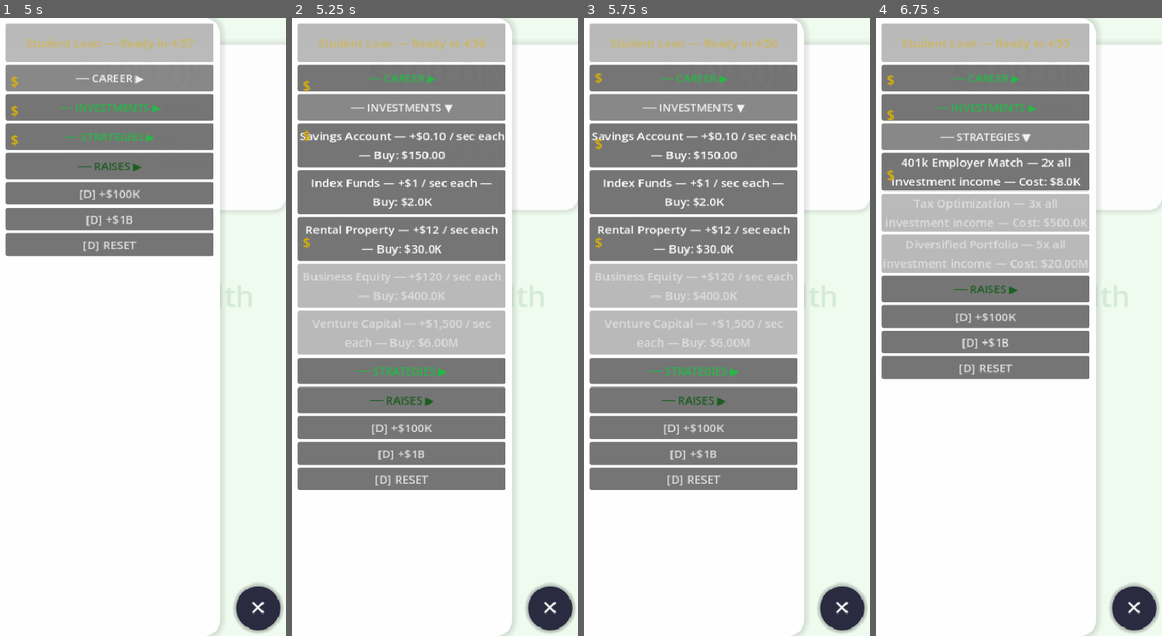
Above: before the commit, frames 1-4 (left to right).
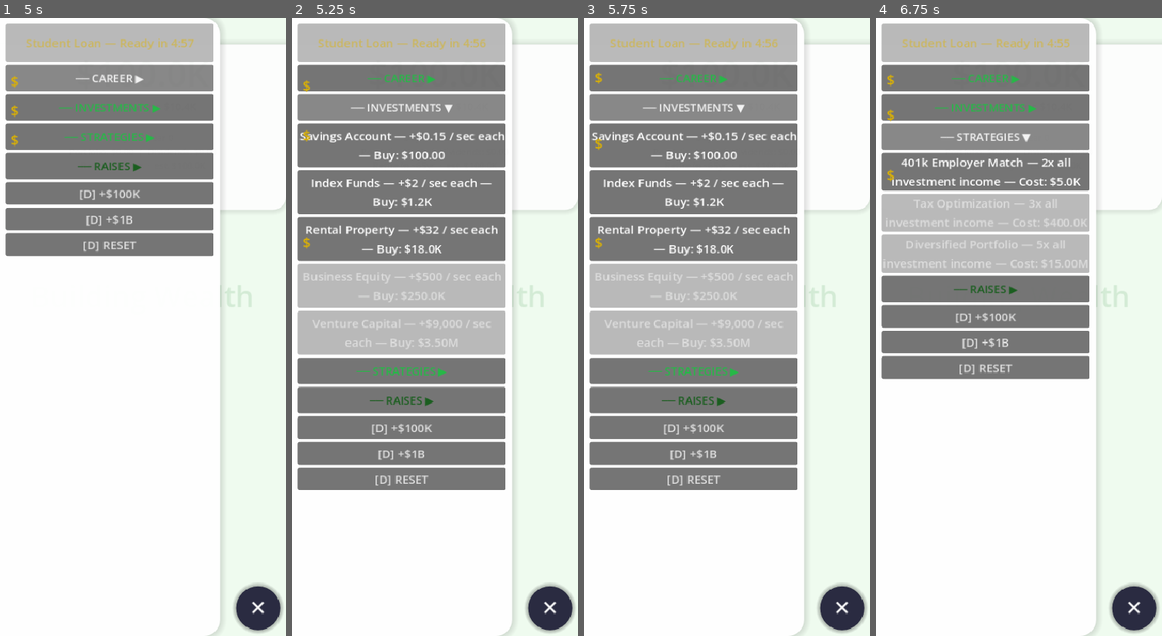
Above: after the commit, the same moments.

Repository: flatbil/Nuthouse-Games
Game: Godot game, scene res://scenes/Game.tscn
The game is run twice, just before and just after one commit, with the same random seed, the same clock (stepped at 60 frames per second) and the same inputs.
Inputs (mouse positions are in pixels of both pictures, inside the frame that each line leads up to):
- Up to frame 1 (5 s): click "☰" at 0.5 s; click (143, 327) at 1.25 s; click "Student Loan — Watch Ad → +$1…" at 2 s; click "── CAREER ▶" at 2.75 s; click "Night Classes — Learn new ski…" at 3.5 s; click "── CAREER ▼" at 4.25 s
- Up to frame 2 (5.25 s): click "── INVESTMENTS ▶" at 5 s
- Up to frame 3 (5.75 s): no input
- Up to frame 4 (6.75 s): click "── INVESTMENTS ▼" at 5.75 s; click "── STRATEGIES ▶" at 6.5 s

Frame 1 is identical in both runs. In frame 2, 0.1% of the frame differs, in the area x 40-55%, y 18-53%; in frame 3, 0.1%; in frame 4, less than 0.1%.

Commit message:
game_template: apply retention-optimized progression curves
Same rebalancing applied to game_01 and game_02 now in the template:
- TRACK_B: base costs -33%, income 1.5-4x, growth 1.2→1.15
  Payback: 25-67 min → 8-10 min per unit
- TRACK_C: first multiplier $8K→$5K, others -20%
- TRACK_D: all tiers -28% (matches game_01 SALARY_BOOSTS)

New games derived from this template start with balanced curves.

Co-Authored-By: Claude Sonnet 4.6 <noreply@anthropic.com>

Diff:
--- a/game_template/config/GameConfig.gd
+++ b/game_template/config/GameConfig.gd
@@ -137,38 +137,38 @@
 const TRACK_B: Array = [
 	{
 		"name":           "Savings Account",
-		"description":    "+$0.10 / sec each",
-		"base_cost":      150.0,
-		"growth_rate":    1.2,
-		"income_per_sec": 0.10,
+		"description":    "+$0.15 / sec each",
+		"base_cost":      100.0,
+		"growth_rate":    1.15,
+		"income_per_sec": 0.15,
 	},
 	{
 		"name":           "Index Funds",
-		"description":    "+$1 / sec each",
-		"base_cost":      2_000.0,
-		"growth_rate":    1.2,
-		"income_per_sec": 1.0,
+		"description":    "+$2 / sec each",
+		"base_cost":      1_200.0,
+		"growth_rate":    1.15,
+		"income_per_sec": 2.0,
 	},
 	{
 		"name":           "Rental Property",
-		"description":    "+$12 / sec each",
-		"base_cost":      30_000.0,
-		"growth_rate":    1.2,
-		"income_per_sec": 12.0,
+		"description":    "+$32 / sec each",
+		"base_cost":      18_000.0,
+		"growth_rate":    1.15,
+		"income_per_sec": 32.0,
 	},
 	{
 		"name":           "Business Equity",
-		"description":    "+$120 / sec each",
-		"base_cost":      400_000.0,
-		"growth_rate":    1.2,
-		"income_per_sec": 120.0,
+		"description":    "+$500 / sec each",
+		"base_cost":      250_000.0,
+		"growth_rate":    1.15,
+		"income_per_sec": 500.0,
 	},
 	{
 		"name":           "Venture Capital",
-		"description":    "+$1,500 / sec each",
-		"base_cost":      6_000_000.0,
-		"growth_rate":    1.2,
-		"income_per_sec": 1_500.0,
+		"description":    "+$9,000 / sec each",
+		"base_cost":      3_500_000.0,
+		"growth_rate":    1.15,
+		"income_per_sec": 9_000.0,
 	},
 ]
 
@@ -181,19 +181,19 @@
 	{
 		"name":        "401k Employer Match",
 		"description": "2x all investment income",
-		"cost":        8_000.0,
+		"cost":        5_000.0,
 		"multiplier":  2.0,
 	},
 	{
 		"name":        "Tax Optimization",
 		"description": "3x all investment income",
-		"cost":        500_000.0,
+		"cost":        400_000.0,
 		"multiplier":  3.0,
 	},
 	{
 		"name":        "Diversified Portfolio",
 		"description": "5x all investment income",
-		"cost":        20_000_000.0,
+		"cost":        15_000_000.0,
 		"multiplier":  5.0,
 	},
 ]
@@ -208,37 +208,37 @@
 	{
 		"name":        "Performance Review",
 		"description": "2x tap income",
-		"cost":        2_000_000.0,
+		"cost":        1_500_000.0,
 		"multiplier":  2.0,
 	},
 	{
 		"name":        "Raise Negotiation",
 		"description": "3x tap income",
-		"cost":        25_000_000.0,
+		"cost":        18_000_000.0,
 		"multiplier":  3.0,
 	},
 	{
 		"name":        "Equity Package",
 		"description": "5x tap income",
-		"cost":        250_000_000.0,
+		"cost":        180_000_000.0,
 		"multiplier":  5.0,
 	},
 	{
 		"name":        "Stock Options Vest",
 		"description": "8x tap income",
-		"cost":        2_500_000_000.0,
+		"cost":        1_800_000_000.0,
 		"multiplier":  8.0,
 	},
 	{
 		"name":        "Board Compensation",
 		"description": "15x tap income",
-		"cost":        25_000_000_000.0,
+		"cost":        18_000_000_000.0,
 		"multiplier":  15.0,
 	},
 	{
 		"name":        "Billionaire Salary",
 		"description": "25x tap income",
-		"cost":        250_000_000_000.0,
+		"cost":        180_000_000_000.0,
 		"multiplier":  25.0,
 	},
 ]
